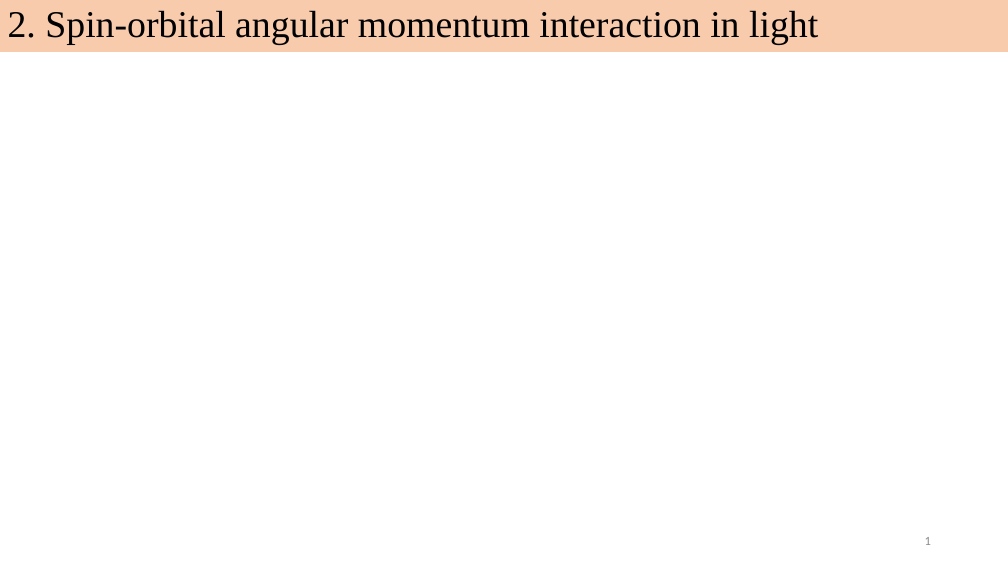
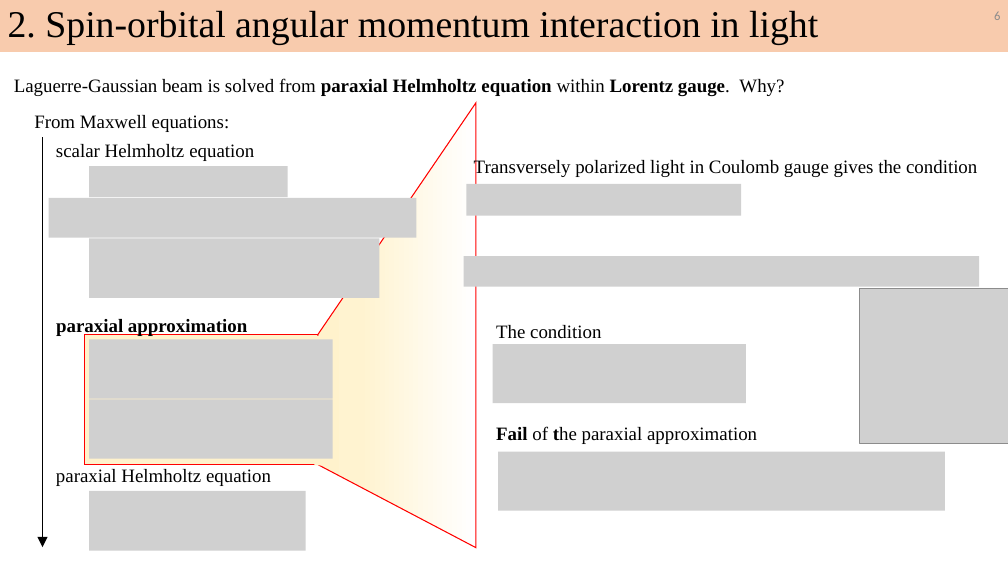
Before and after one commit to Liubroke13/Main_code, a slide deck: slide 6 of Final/碩士總結/Ren_Ying_defense_v1.pptx. Drawn at 1008x567 pixels with LibreOffice and Linux fonts; fonts in the diff are those of the drawing; grey boxes stand for pictures. Boxes give left, top, right and bottom in pixels: in the first picture for what was removed or moved away, otherwise in the second. Text is boxed around its words. In the diff, an @@ line names an element or a change of style, - is before the commit and + after.

```diff
--- a/Final/碩士總結/Ren_Ying_defense_v1.pptx
+++ b/Final/碩士總結/Ren_Ying_defense_v1.pptx
@@ page number added at box(994, 11, 1000, 20), 12 pt, text #8C8C8C @@
+6
@@ text added at box(14, 78, 784, 96), 18 pt, text #000000 @@
+Laguerre-Gaussian beam is solved from paraxial Helmholtz equation within Lorentz gauge. Why?
@@ text added at box(34, 115, 230, 132), 18 pt, text #000000 @@
+From Maxwell equations:
@@ freeform shape added at box(318, 103, 476, 548), fill gradient #FFF2CC to #FFF3D0 to #FFFFFF, outline #FF0000 1 pt @@
@@ arrow added from (42, 137) to (42, 547), #000000 1.5 pt @@
@@ text added at box(56, 144, 254, 161), 18 pt, text #000000 @@
+scalar Helmholtz equation
@@ picture added at box(89, 166, 287, 197) @@
@@ text added at box(474, 159, 977, 178), 18 pt, text #000000 @@
+Transversely polarized light in Coulomb gauge gives the condition
@@ picture added at box(48, 198, 417, 238) @@
@@ picture added at box(467, 184, 742, 216) @@
@@ picture added at box(89, 238, 380, 298) @@
@@ picture added at box(464, 256, 979, 287) @@
@@ picture added at box(860, 288, 1008, 443) @@
@@ text added at box(56, 319, 247, 337), 18 pt, text #000000, bold @@
+paraxial approximation
@@ text added at box(496, 325, 601, 339), 18 pt, text #000000 @@
+The condition
@@ rectangle added at box(85, 334, 319, 465), fill #FFF2CC, outline #FF0000 1 pt @@
@@ picture added at box(89, 340, 333, 399) @@
@@ rectangle added at box(315, 337, 331, 466), fill #FFF2CC @@
@@ picture added at box(493, 344, 746, 403) @@
@@ picture added at box(89, 399, 333, 458) @@
@@ text added at box(496, 426, 757, 444), 18 pt, text #000000 @@
+Fail of the paraxial approximation
@@ text added at box(56, 469, 271, 486), 18 pt, text #000000 @@
+paraxial Helmholtz equation
@@ picture added at box(498, 451, 945, 510) @@
@@ picture added at box(89, 491, 306, 551) @@
@@ text removed at box(925, 537, 931, 545) @@
-1
```
Also in this commit, not shown: 10 other slides changed, 23 other files.
